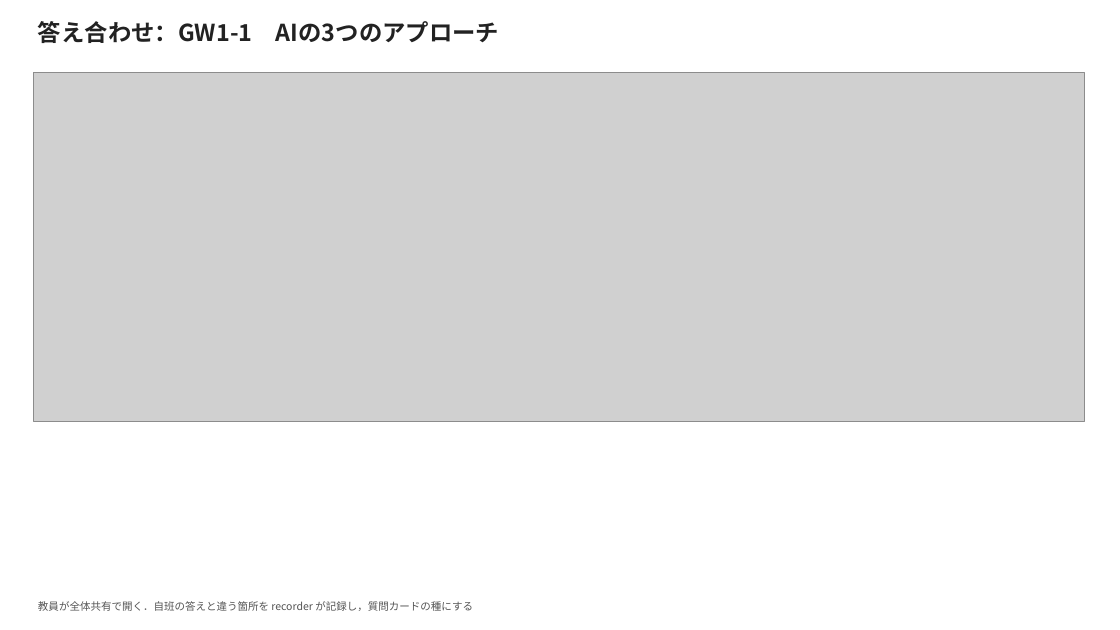
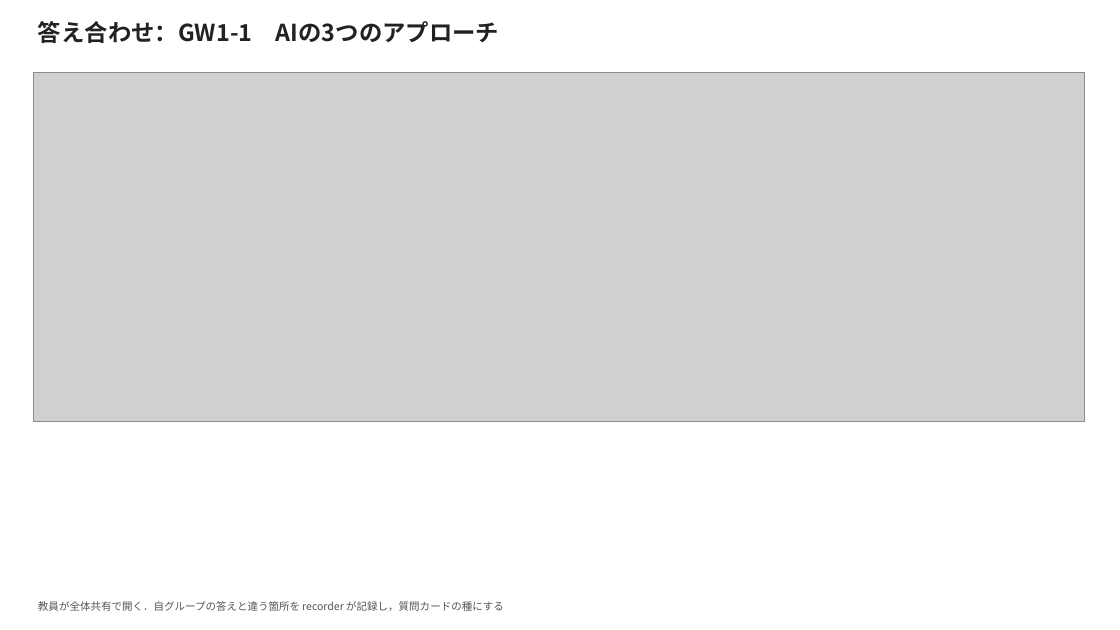
Before and after one commit to RNMUDS/2026AI_TD, a slide deck: slide 6 of docs/slides/aitd1_week1_groupwork_with_answers.pptx. Drawn at 1120x630 pixels with LibreOffice and Linux fonts; fonts in the diff are those of the drawing; grey boxes stand for pictures. Boxes give left, top, right and bottom in pixels: in the first picture for what was removed or moved away, otherwise in the second. Text is boxed around its words. In the diff, an @@ line names an element or a change of style, - is before the commit and + after.

```diff
--- a/docs/slides/aitd1_week1_groupwork_with_answers.pptx
+++ b/docs/slides/aitd1_week1_groupwork_with_answers.pptx
@@ text at [38,601,504,611]: text changed @@
-教員が全体共有で開く．自班の答えと違う箇所を recorder が記録し，質問カードの種にする
+教員が全体共有で開く．自グループの答えと違う箇所を recorder が記録し，質問カードの種にする
```
Also in this commit, not shown: 4 other slides changed, 13 other files.
